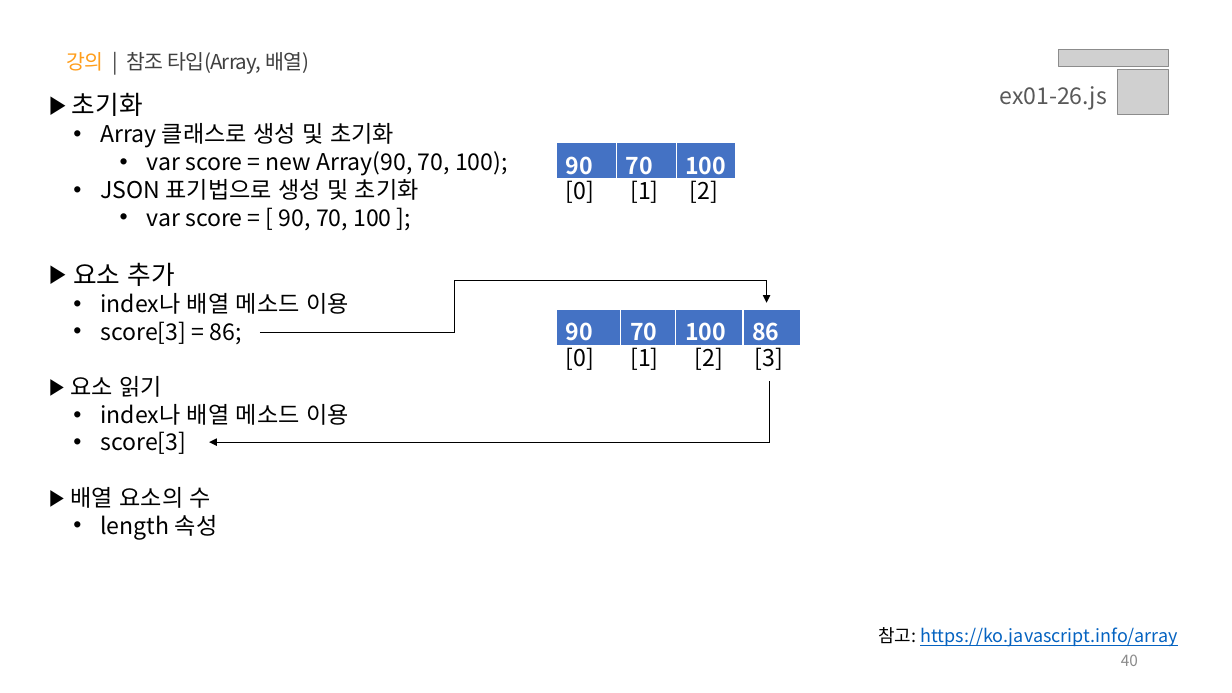
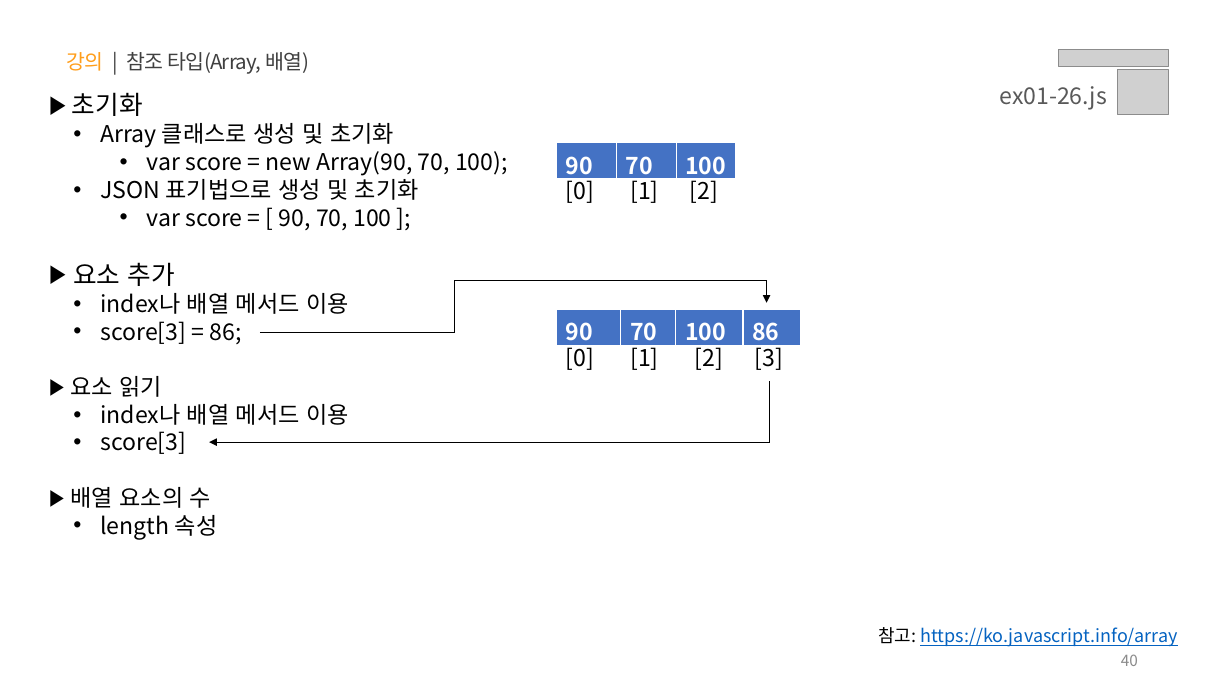
Before and after one commit to yebin-jeong/learn-js, a slide deck: slide 40 of PPT/01.자바스크립트 - 기초 문법.pptx. Drawn at 1232x693 pixels with LibreOffice and Linux fonts; fonts in the diff are those of the drawing; grey boxes stand for pictures. Boxes give left, top, right and bottom in pixels: in the first picture for what was removed or moved away, otherwise in the second. Text is boxed around its words. In the diff, an @@ line names an element or a change of style, - is before the commit and + after.

```diff
--- a/PPT/01.자바스크립트 - 기초 문법.pptx
+++ b/PPT/01.자바스크립트 - 기초 문법.pptx
@@ text at box(100, 293, 349, 314): text changed @@
-  • index나 배열 메소드 이용
+  • index나 배열 메서드 이용
@@ text at box(100, 404, 349, 425): text changed @@
-  • index나 배열 메소드 이용
+  • index나 배열 메서드 이용
```
Also in this commit, not shown: 5 other slides changed.
